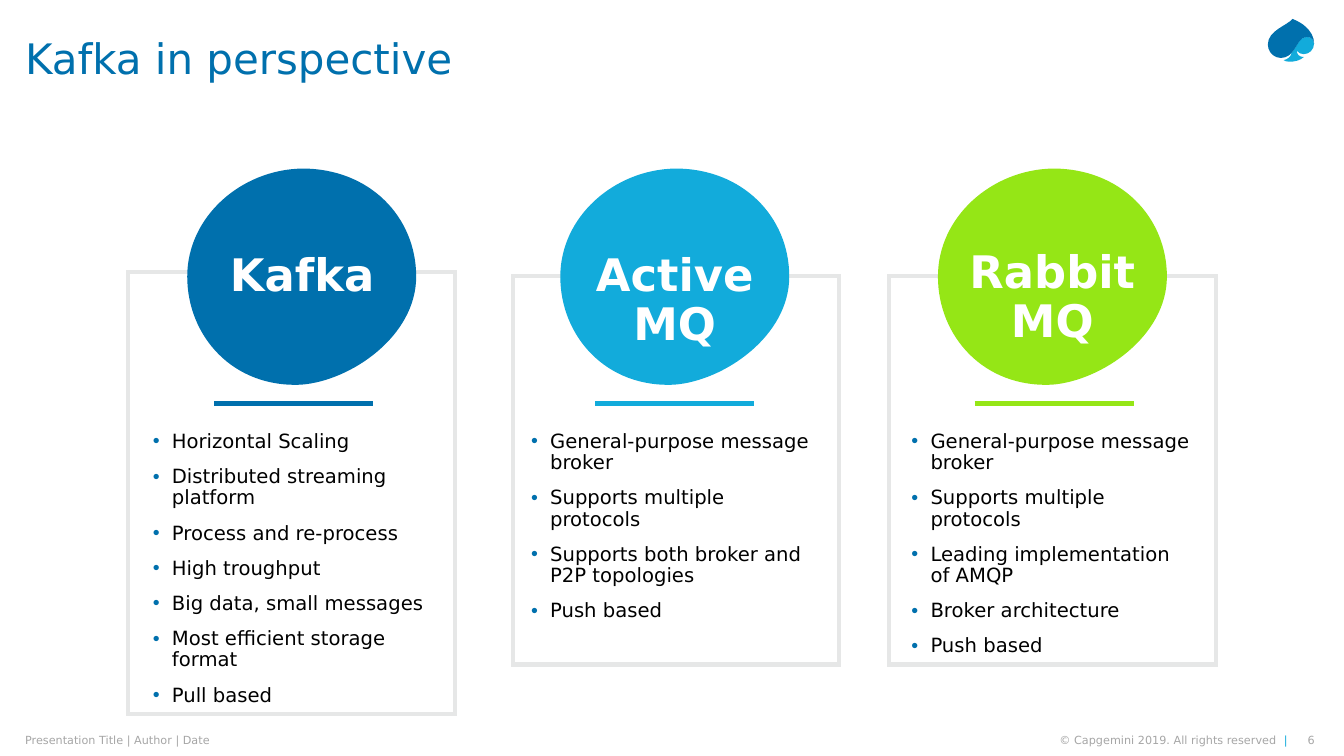
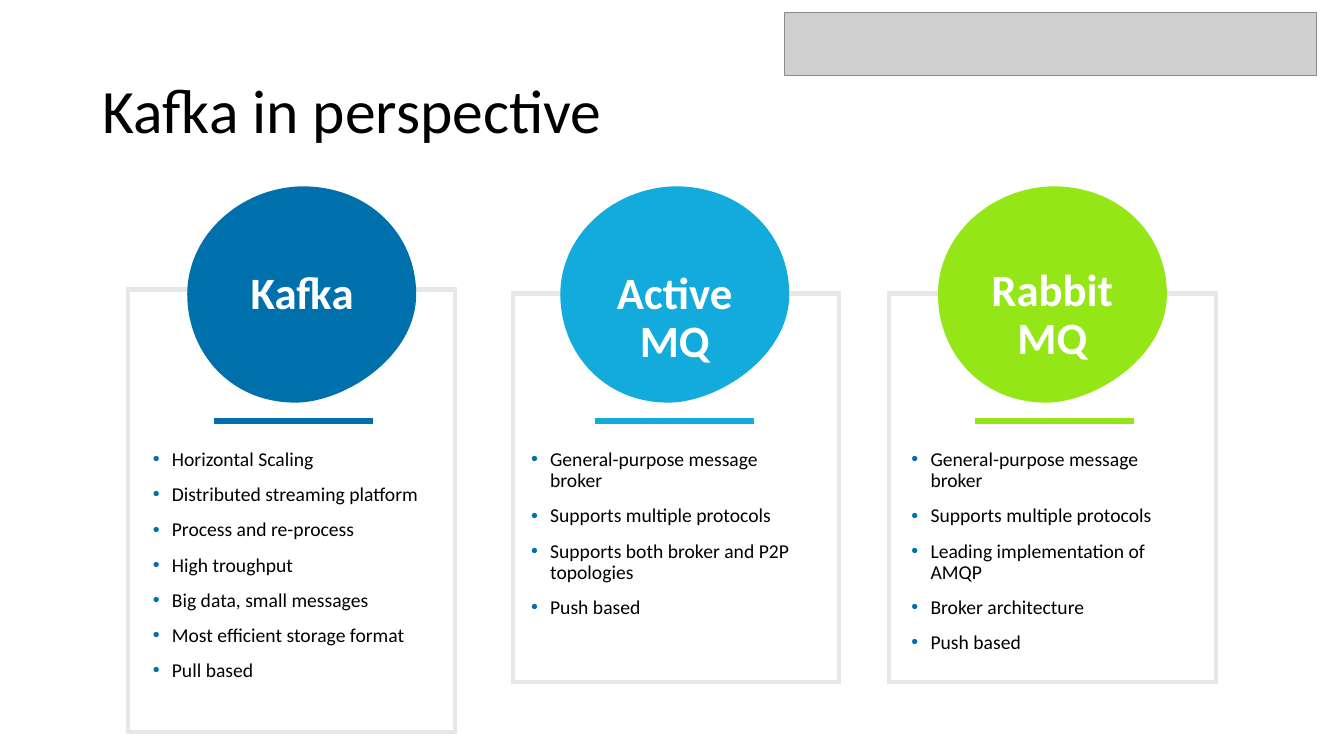
Before and after one commit to LarsMudde/kafka-wet, a slide deck: slide 6 of Kafka-WET.pptx. Drawn at 1344x756 pixels with LibreOffice and Linux fonts; fonts in the diff are those of the drawing; grey boxes stand for pictures. Boxes give left, top, right and bottom in pixels: in the first picture for what was removed or moved away, otherwise in the second. Text is boxed around its words. In the diff, an @@ line names an element or a change of style, - is before the commit and + after.

```diff
--- a/Kafka-WET.pptx
+++ b/Kafka-WET.pptx
@@ picture added at bbox=[784, 13, 1318, 77] @@
@@ freeform shape removed at bbox=[1268, 19, 1315, 58] @@
@@ title "Kafka in perspective": place and size @@
-title "Kafka in perspective" at bbox=[25, 42, 452, 83]
+title "Kafka in perspective" at bbox=[102, 89, 602, 143]
@@ title "Kafka in perspective" at bbox=[102, 89, 602, 143]: size 30 to 44 pt, font DejaVu Sans to Calibri, text colour #0070AD to #000000 @@
@@ freeform shape removed at bbox=[1284, 37, 1314, 63] @@
@@ text removed at bbox=[584, 248, 766, 312] @@
-ActiveMQ
@@ text removed at bbox=[955, 245, 1150, 309] @@
-RabbitMQ
@@ rectangle: place and size @@
-rectangle at bbox=[128, 272, 455, 715]
+rectangle at bbox=[128, 289, 455, 732]
@@ text added at bbox=[617, 277, 732, 363], 32 pt, text #FFFFFF, bold @@
+Active
+MQ
@@ text added at bbox=[991, 274, 1113, 360], 32 pt, text #FFFFFF, bold @@
+Rabbit
+MQ
@@ font DejaVu Sans to Calibri in 4 elements at bbox=[550, 452, 789, 614], bbox=[172, 452, 417, 677], bbox=[251, 277, 354, 310], bbox=[931, 452, 1152, 649] @@
@@ 4 texts, 3 lines, 3 freeform shapes, 2 rectangles: place and size @@
-4 texts, 3 lines, 3 freeform shapes, 2 rectangles at bbox=[172, 168, 1216, 703]
+4 texts, 3 lines, 3 freeform shapes, 2 rectangles at bbox=[172, 187, 1216, 683]
@@ text removed at bbox=[25, 735, 210, 744] @@
-Presentation Title | Author | Date
@@ text removed at bbox=[1074, 735, 1276, 746] @@
-© Capgemini 2019. All rights reserved |
@@ page number removed at bbox=[1308, 736, 1315, 744] @@
-6
```
Also in this commit, not shown: 6 other slides changed, 16 slides added, 3 slides removed, 1 other file.
